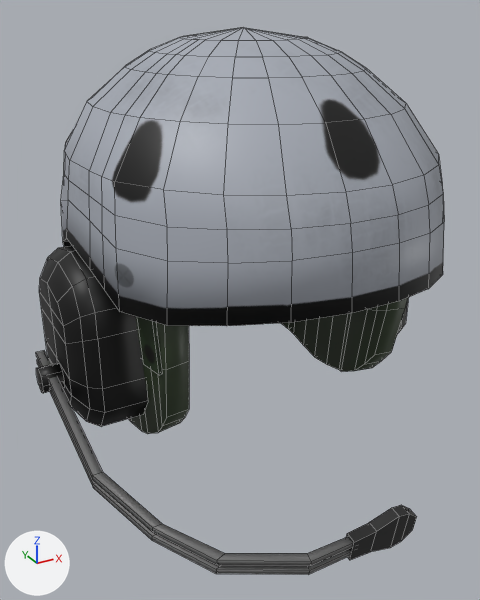
Renders of the FBX model contents/mods/XOF/media/models_x/static/clothes/XOFHelmet.fbx from each side of a commit.
Camera for both pictures: a camera (50 mm lens) standing at (-0.00138, -0.00239, 0.00191) and looking at (-0.00015, -0.00016, 0.0008). Arrows for +X, +Y and +Z are at lower left; the lights stay in place. Mesh edges are drawn as thin lines.
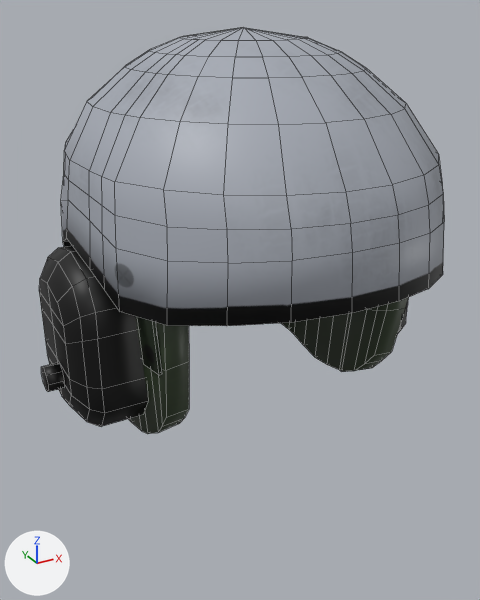
The newer file is also rescaled (x1.009), turned or shifted as a whole; pictures and numbers use the older file's frame.

Where the change shows, as pixel boxes [x1, y1, x2, y2] in the pictures (480 x 600 px; the box of a moved part takes in the faces that stretch with it):
'Cube.002', surface changed, reshaped (black to grey, 26% shorter): before [36, 27, 444, 575]; after [39, 27, 444, 434]
part 1 of me_cube_002, deleted: before [36, 350, 353, 566]
part 2 of me_cube_002, deleted: before [37, 360, 350, 575]
part 3 of me_cube_002, deleted (black): before [346, 505, 417, 560]
part 4 of me_cube_002, moved or reshaped: before [36, 363, 64, 393]; after [41, 363, 64, 392]

What changed in the scene script:
```text
Add img_material_001_basecolor_psd:
    img_material_001_basecolor_psd = load_image('Material.001_baseColor.psd', '../../../textures/WorldItems/Material.001_baseColor.png', 1024, 1024, 'sRGB')
Change mat_material_001:
    mat_material_001.texture: img_hat_xofhelmet_png -> img_material_001_basecolor_psd
Change me_cube_002:
    used by ob_cube_002; location = (0.0, 0.0, 0.0)
    verts and faces of me_cube_002; kept vertices keep their numbers, new ones are numbered from 751
    before: 280 (-0.00096, 0.00012, 0.00048) at pixel (38, 384), 281 (-0.00096, 0.00008, 0.00046) at pixel (41, 392), 282 (-0.00096, 0.00014, 0.00052) at pixel (36, 374), 283 (-0.00096, 0.00012, 0.00056) at pixel (36, 367), 285 (-0.00096, 0.00008, 0.00057) at pixel (37, 368)
    before: 286 (-0.00096, 0.00004, 0.00056) at pixel (40, 376), 291 (-0.00096, 0.00002, 0.00052) at pixel (42, 386), 292 (-0.00096, 0.00004, 0.00048) at pixel (43, 393)
    remove me_cube_002.from_pydata(...)  # 751 vertices, 723 faces; spans x -0.00096..0.0009, y -0.00117..0.00092, z 0.00019..0.00184
    add me_cube_002.from_pydata(...)  # 683 vertices, 661 faces; spans x -0.00094..0.0009, y -0.00082..0.00092, z 0.00019..0.00184
    me_cube_002 part 1: the loose piece of 24 vertices spanning x -0.00093..-0.00022, y -0.00115..0.00023, z 0.00036..0.00057 is deleted
    me_cube_002 part 2: the loose piece of 24 vertices spanning x -0.00093..-0.00022, y -0.00115..0.00024, z 0.00032..0.00053 is deleted
    me_cube_002 part 3: the loose piece of 20 vertices spanning x -0.0003..-0.00004, y -0.00117..-0.0011, z 0.00027..0.00043 is deleted
    me_cube_002 part 4
    add for i in [*range(280, 284), 285, 286, 291, 292]: verts[i] += (0.00002, 0.0, 0.0)
```
